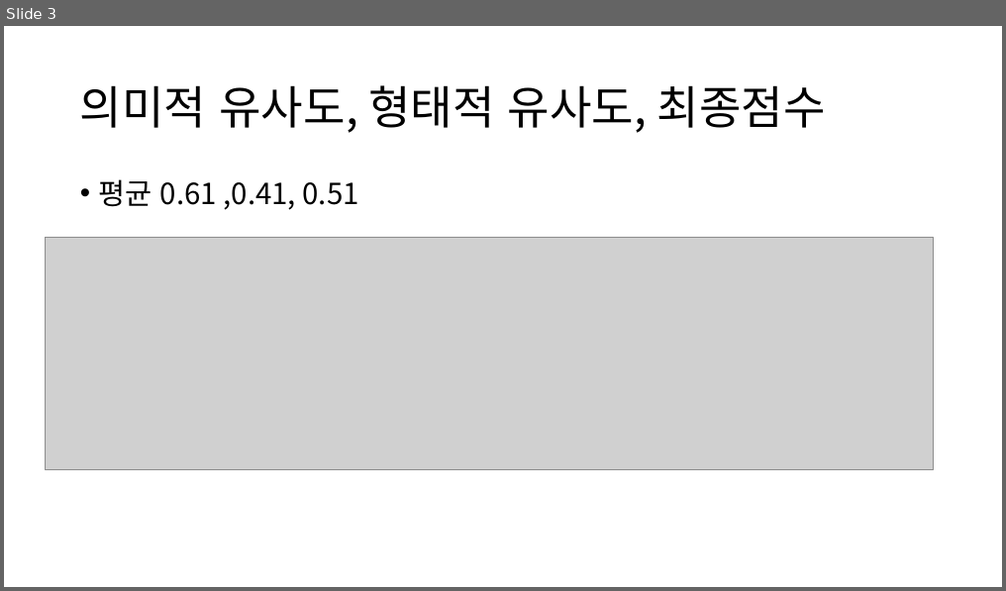
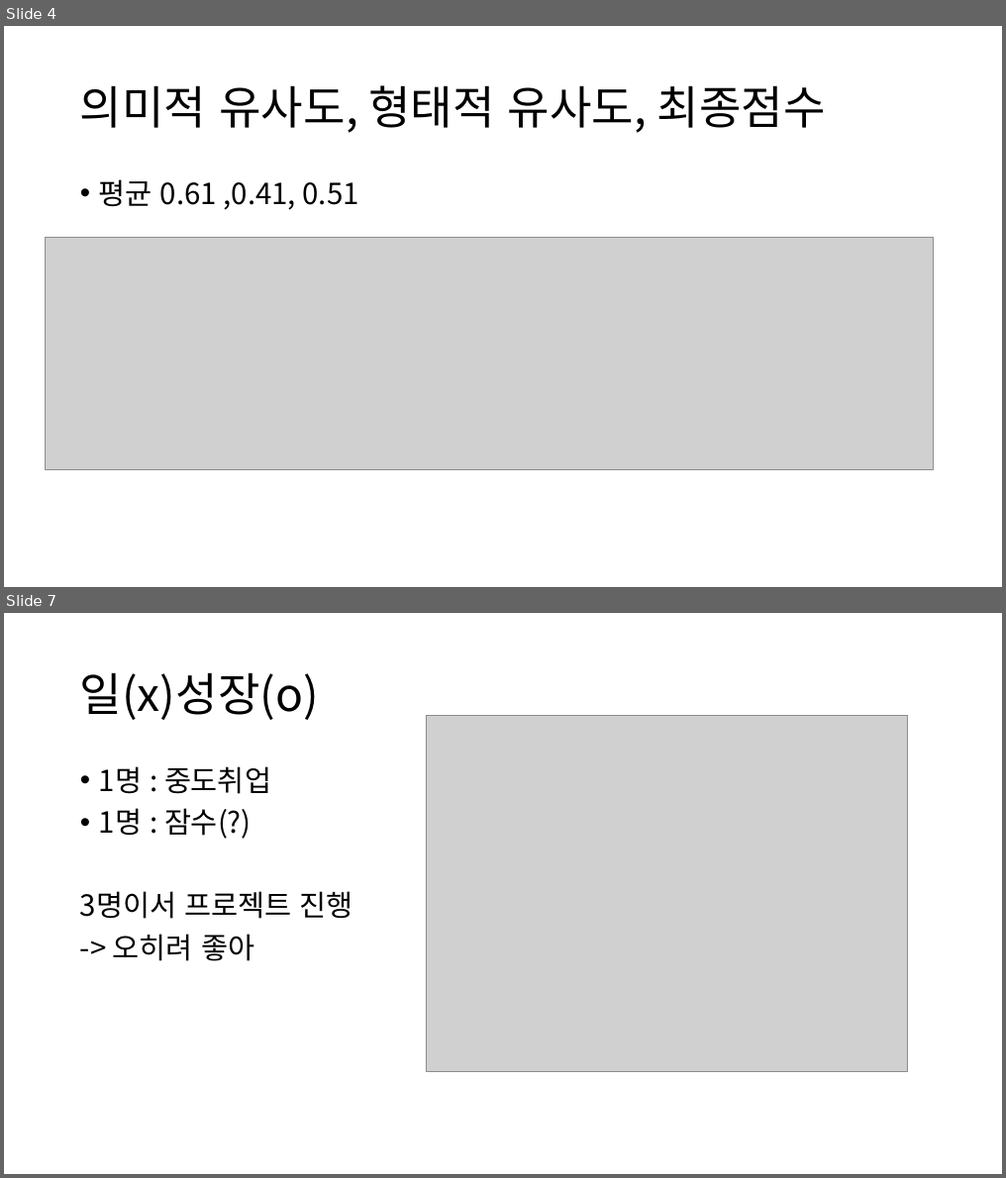
Before and after one commit to crosstar1228/wanted_pre_onboarding, a slide deck: [Wanted]기업과제4_뉴스기사요약모델링/Report/과제4_발표자료.pptx. Shown one above the other, each under a label of ours: slide 3 before the commit, slides 4 and 7 after it; the slides between them are not shown. The pictures are 1006x591 and 1006x1178 pixels, drawn with LibreOffice and Linux fonts; fonts in the diff are those of the drawing; grey boxes stand for pictures. Boxes give left, top, right and bottom in pixels: in the first picture for what was removed or moved away, otherwise in the second. Text is boxed around its words. In the diff, an @@ line names an element or a change of style, - is before the commit and + after.

```diff
--- a/[Wanted]기업과제4_뉴스기사요약모델링/Report/과제4_발표자료.pptx
+++ b/[Wanted]기업과제4_뉴스기사요약모델링/Report/과제4_발표자료.pptx
@@ slide 7 added at (x1=4, y1=613, x2=1002, y2=1174), background #FFFFFF @@
@@ title added at (x1=80, y1=672, x2=319, y2=720), 44 pt, text #000000 @@
+일(x)성장(o)
@@ picture added at (x1=426, y1=716, x2=908, y2=1072) @@
@@ text added at (x1=80, y1=766, x2=353, y2=961), 28 pt, text #000000 @@
+• 1명 : 중도취업
+• 1명 : 잠수(?)
+3명이서 프로젝트 진행
+-> 오히려 좋아
@@ what was slide 3 is now slide 4 @@
```
Also in this commit, not shown: 3 slides changed, 1 other slide added.
